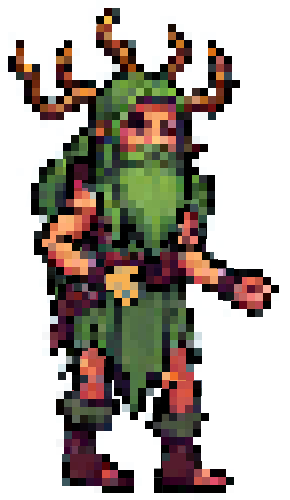
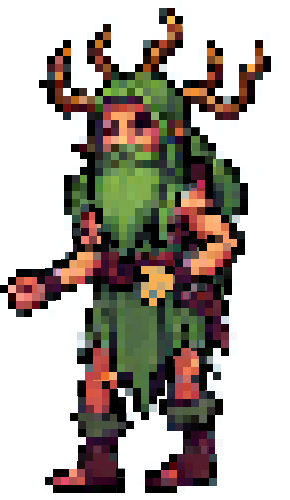
Layered file, before and after one edit (290x500). Changes by layer:
renamed "mao-esquerda" to "mao-direito", painted on it over <box>100,266,179,306</box>
renamed "braco-esquerdo" to "braco-direito", painted on it over <box>48,235,231,299</box>
renamed "ombro-esquerdo" to "ombro-direito", painted on it over <box>34,183,245,263</box>
moved "cabeca" above "corpo", painted on it over <box>0,0,279,264</box>
painted on "corpo" over <box>34,148,245,420</box>
renamed "braco-direito" to "braco-esquerdo", painted on it over <box>29,244,250,308</box>
renamed "mao-direita" to "mao-esquerdo", painted on it over <box>0,269,279,317</box>
renamed "ombro-direito" to "ombro-esquerdo", painted on it over <box>65,204,214,284</box>
painted on "cabelo" over <box>25,99,254,327</box>
renamed "pe-esquerda" to "pe-direito", painted on it over <box>62,446,217,493</box>
renamed "perna-esquerda" to "perna-direito", painted on it over <box>56,375,223,455</box>
renamed "coxa-esquerda" to "coxa-direito", painted on it over <box>64,327,215,415</box>
renamed "pe-direito" to "pe-esquerdo", painted on it over <box>45,446,234,500</box>
renamed "perna-direita" to "perna-esquerdo", painted on it over <box>70,381,209,478</box>
renamed "coxa-direita" to "coxa-esquerdo", painted on it over <box>77,332,202,420</box>
